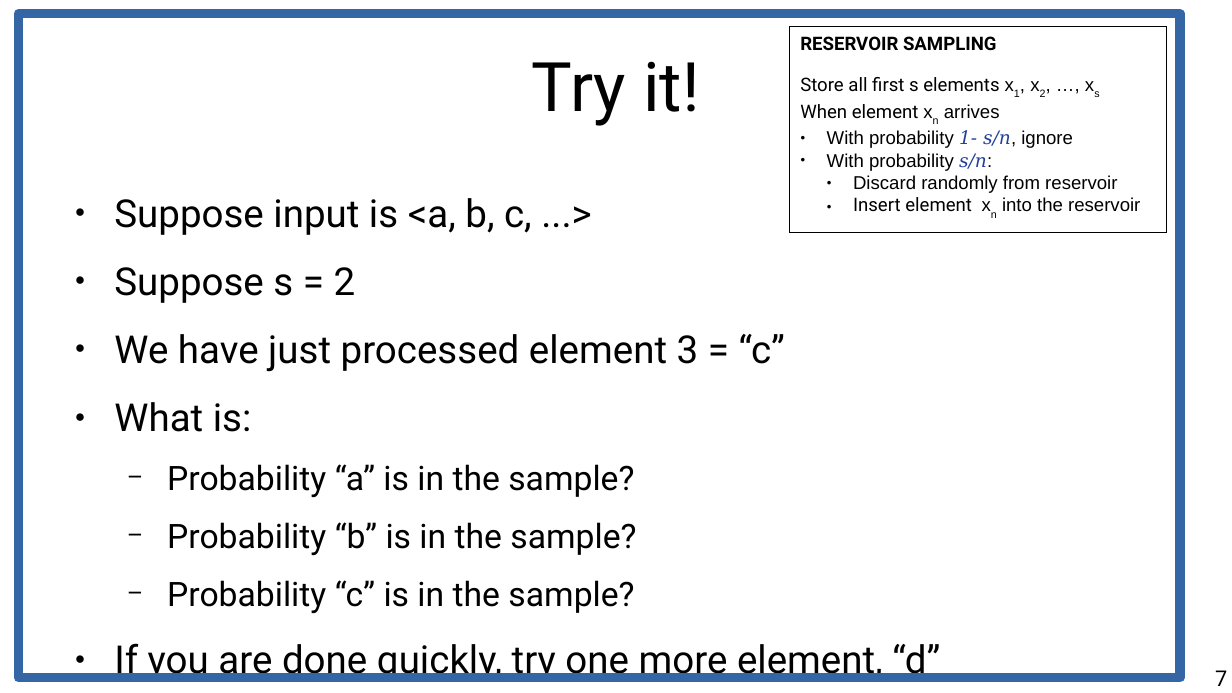
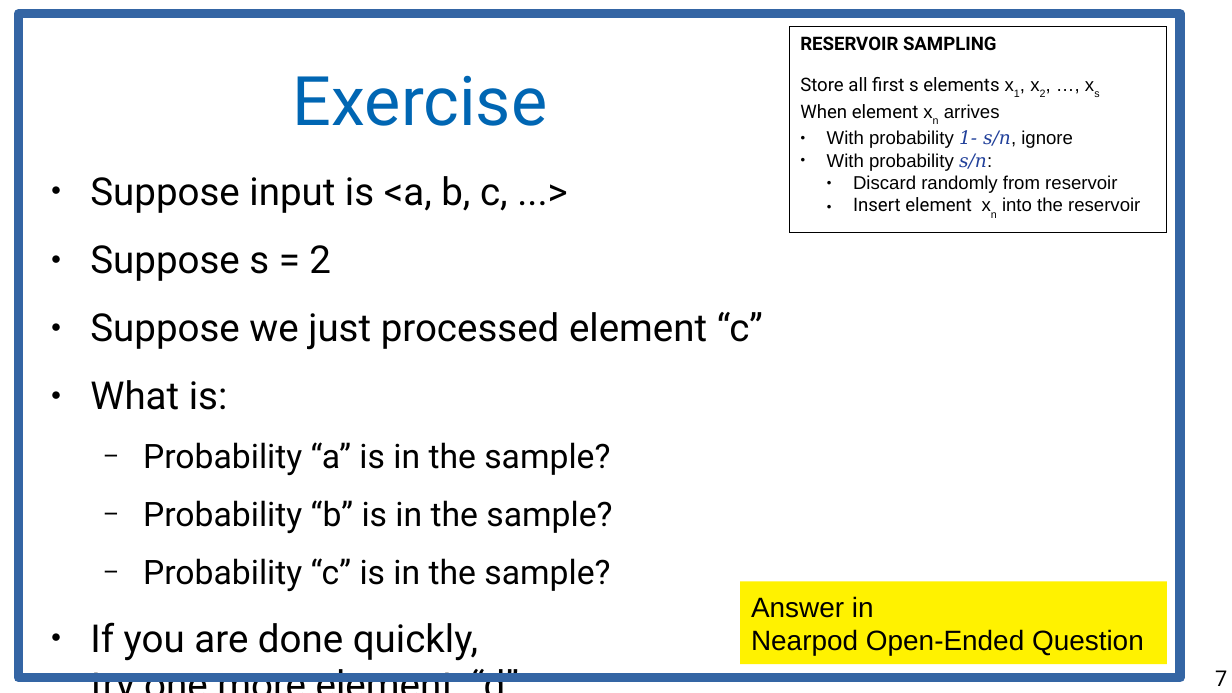
Before and after one commit to chatox/data-mining-course, a slide deck: slide 7 of theory/tt23_reservoir_sampling.odp. Drawn at 1232x693 pixels with LibreOffice and Linux fonts; fonts in the diff are those of the drawing. Boxes give left, top, right and bottom in pixels: in the first picture for what was removed or moved away, otherwise in the second. Text is boxed around its words. In the diff, an @@ line names an element or a change of style, - is before the commit and + after.

```diff
--- a/theory/tt23_reservoir_sampling.odp
+++ b/theory/tt23_reservoir_sampling.odp
@@ title at [293, 75, 547, 126]: text changed; text colour #000000 to #0066B3 @@
-Try it!
+Exercise
@@ text "Suppose input is <a, b, ...": place and size @@
-text "Suppose input is <a, b, ..." at [114, 198, 940, 682]
+text "Suppose input is <a, b, ..." at [90, 176, 763, 661]
@@ text at [90, 312, 763, 350]: text changed @@
-● We have just processed element 3 = “c”
+● Suppose we just processed element “c”
@@ rectangle added at [740, 581, 1167, 664], fill #FFF200, 18 pt, text #000000 @@
+Answer in
+Nearpod Open-Ended Question
```
Also in this commit, not shown: 1 other slide changed, 4 other files.
